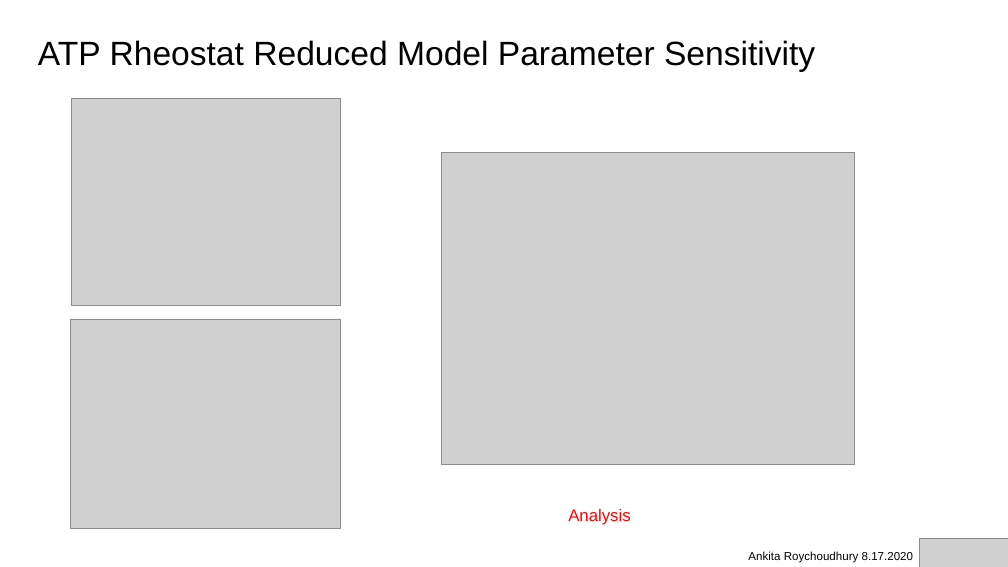
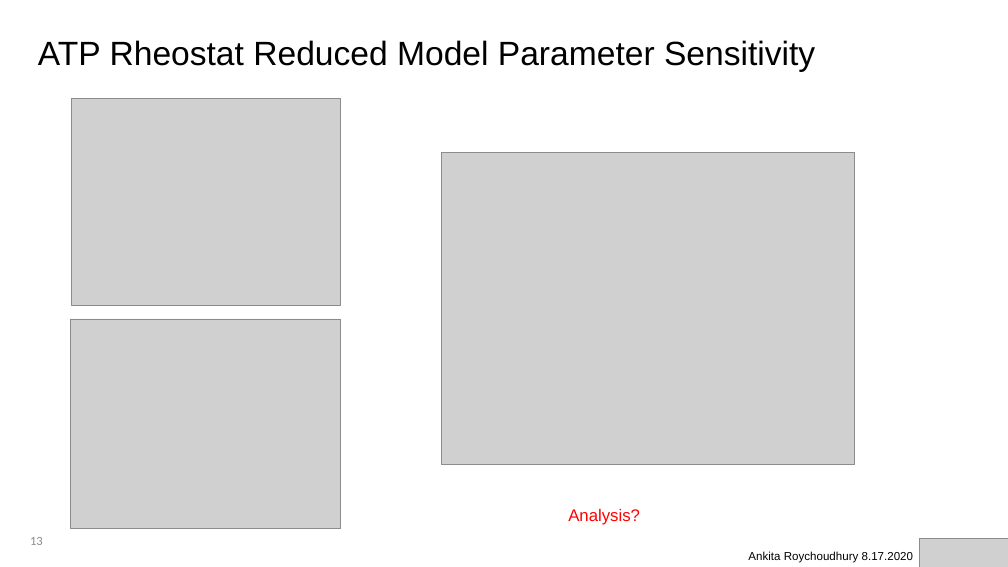
Before and after one commit to AnkitaRoychoudhury/ug_murray, a slide deck: slide 13 of miscellaneous/presentations/20200817_murray_mtg.pptx (slide 14 before the commit). Drawn at 1008x567 pixels with LibreOffice and Linux fonts; fonts in the diff are those of the drawing; grey boxes stand for pictures; background and template pictures are left out. Boxes give left, top, right and bottom in pixels: in the first picture for what was removed or moved away, otherwise in the second. Text is boxed around its words. In the diff, an @@ line names an element or a change of style, - is before the commit and + after.

```diff
--- a/miscellaneous/presentations/20200817_murray_mtg.pptx
+++ b/miscellaneous/presentations/20200817_murray_mtg.pptx
@@ text at box(568, 509, 640, 525): text changed @@
-Analysis
+Analysis?
@@ page number added at box(30, 537, 43, 545), 12 pt, text #8C8C8C @@
+13
```
Also in this commit, not shown: 13 other slides changed, 1 slide removed, 9 other files.
